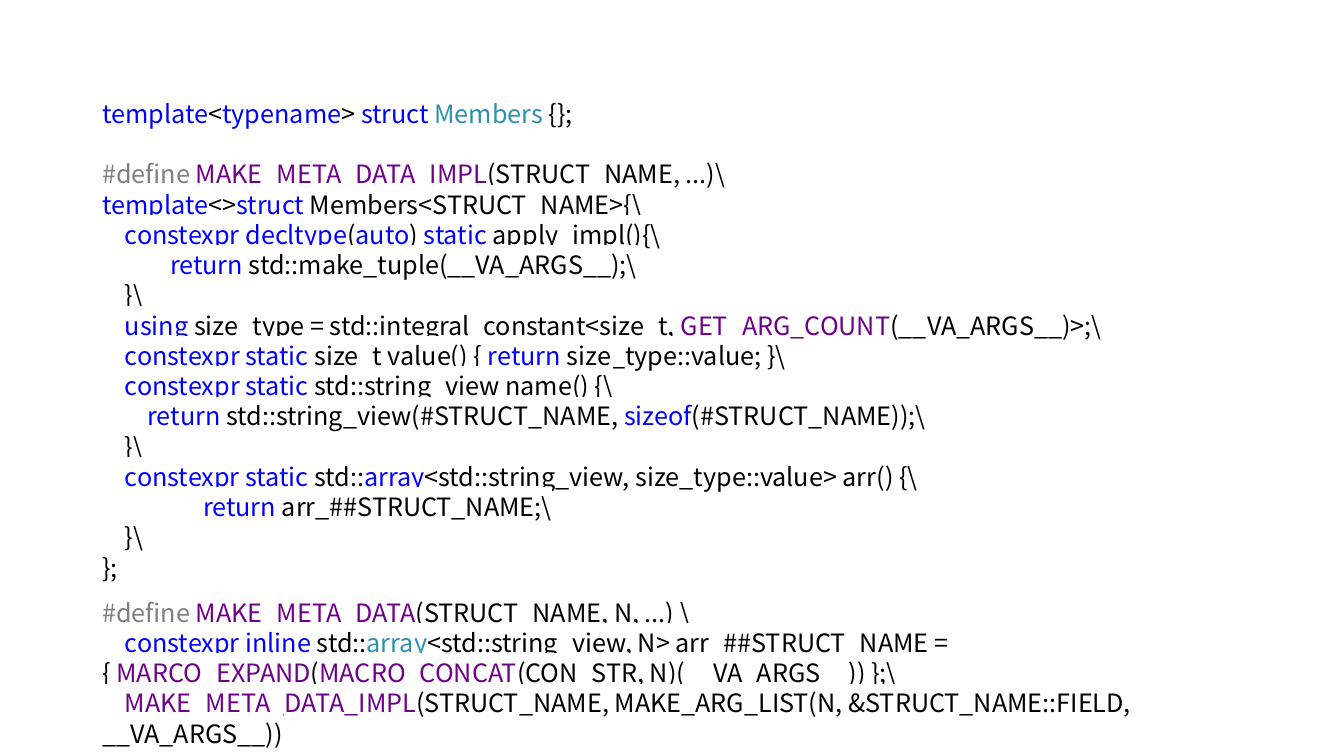
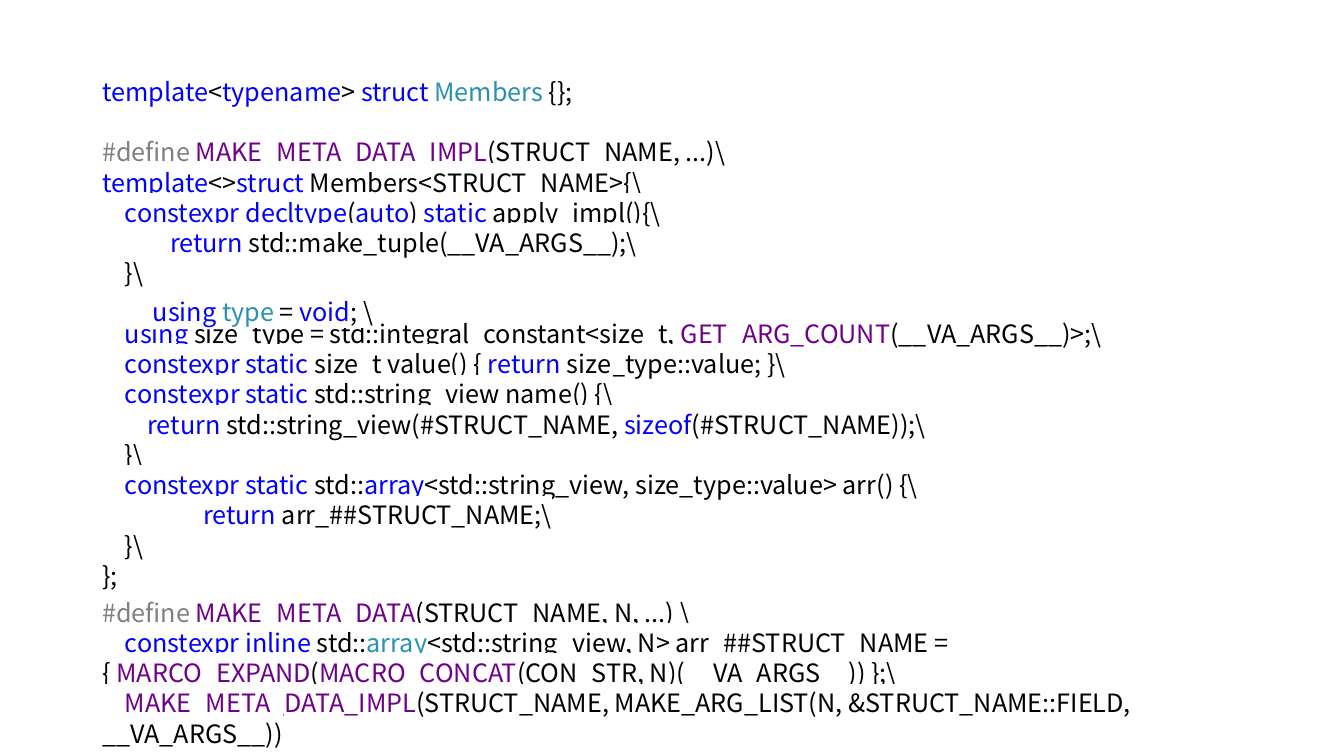
Before and after one commit to qicosmos/cppcon2017, a slide deck: slide 35 of cppcon2017.pptx. Drawn at 1344x756 pixels with LibreOffice and Linux fonts; fonts in the diff are those of the drawing. Boxes give left, top, right and bottom in pixels: in the first picture for what was removed or moved away, otherwise in the second. Text is boxed around its words. In the diff, an @@ line names an element or a change of style, - is before the commit and + after.

Commit message:
add

```diff
--- a/cppcon2017.pptx
+++ b/cppcon2017.pptx
@@ text "template<typename> struct Members {};" rewrapped from [102,103,1102,521] to [102,81,1102,529] @@
@@ text added at [153,301,358,327], 18 pt, text #0000FF @@
+using type = void; \
```
Also in this commit, not shown: 4 slides added.
